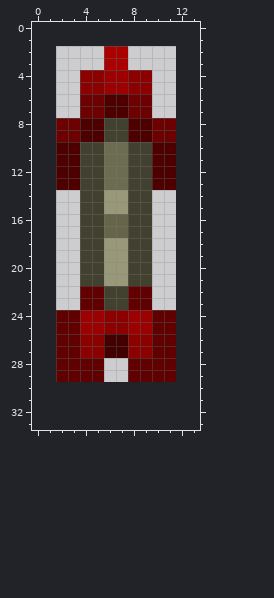
Two states of a pixel-art sprite, Projectiles/LeechingArrow.png. The picture above is the old version.
The file is 10x28 pixels. Colours within 5 levels of each other are drawn and written as one. The old version is drawn lined up with the new one, on the new canvas.
After the commit:
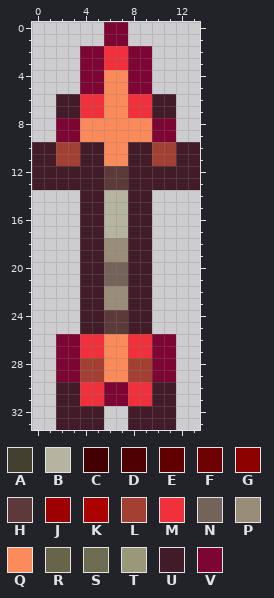
Palette (. is transparent): A #42412f  B #b4b4a0  C #420000  D #4e0000  E #610000  F #6d0000  G #8c0000  H #5c3a3a  J #9d0000  K #ab0000  L #a34031  M #f0303b  N #746358  P #998d79  Q #fb8b5b  R #666549  S #6c6c50  T #999979  U #421b29  V #7c0534
Edits made:
canvas 10x28 -> 14x34, the old top-left corner now at 2,2
Changed rows in their new state; - is an unchanged pixel.
first column x 0:
 0 ------VV------
 1 ------VV------
 2 ----VVMMVV----
 3 ----VVMMVV----
 4 ----VVQQVV----
 5 ----VVQQVV----
 6 --UUMMQQMMUU--
 7 --UUMMQQMMUU--
 8 --VVQQQQQQVV--
 9 --VVQQQQQQVV--
10 UULLUUQQUULLUU
11 UULLUUQQUULLUU
12 UUUUUUHHUUUUUU
13 UUUUUUHHUUUUUU
14 ----UUBBUU----
15 ----UUBBUU----
16 ----UUBBUU----
17 ----UUBBUU----
18 ----UUPPUU----
19 ----UUPPUU----
20 ----UUNNUU----
21 ----UUNNUU----
22 ----UUPPUU----
23 ----UUPPUU----
24 --..UUHHUU..--
25 --..UUHHUU..--
26 --VVMMQQMMVV--
27 --VVMMQQMMVV--
28 --VVLLQQLLVV--
29 --VVLLQQLLVV--
30 --UUMMVVMMUU--
31 --UUMMVVMMUU--
32 --UUUU--UUUU--
33 --UUUU--UUUU--
Boxes around the changes in both pictures, in picture pixels (x1, y1, x2, y2):
changed: (32, 22, 200, 430)
